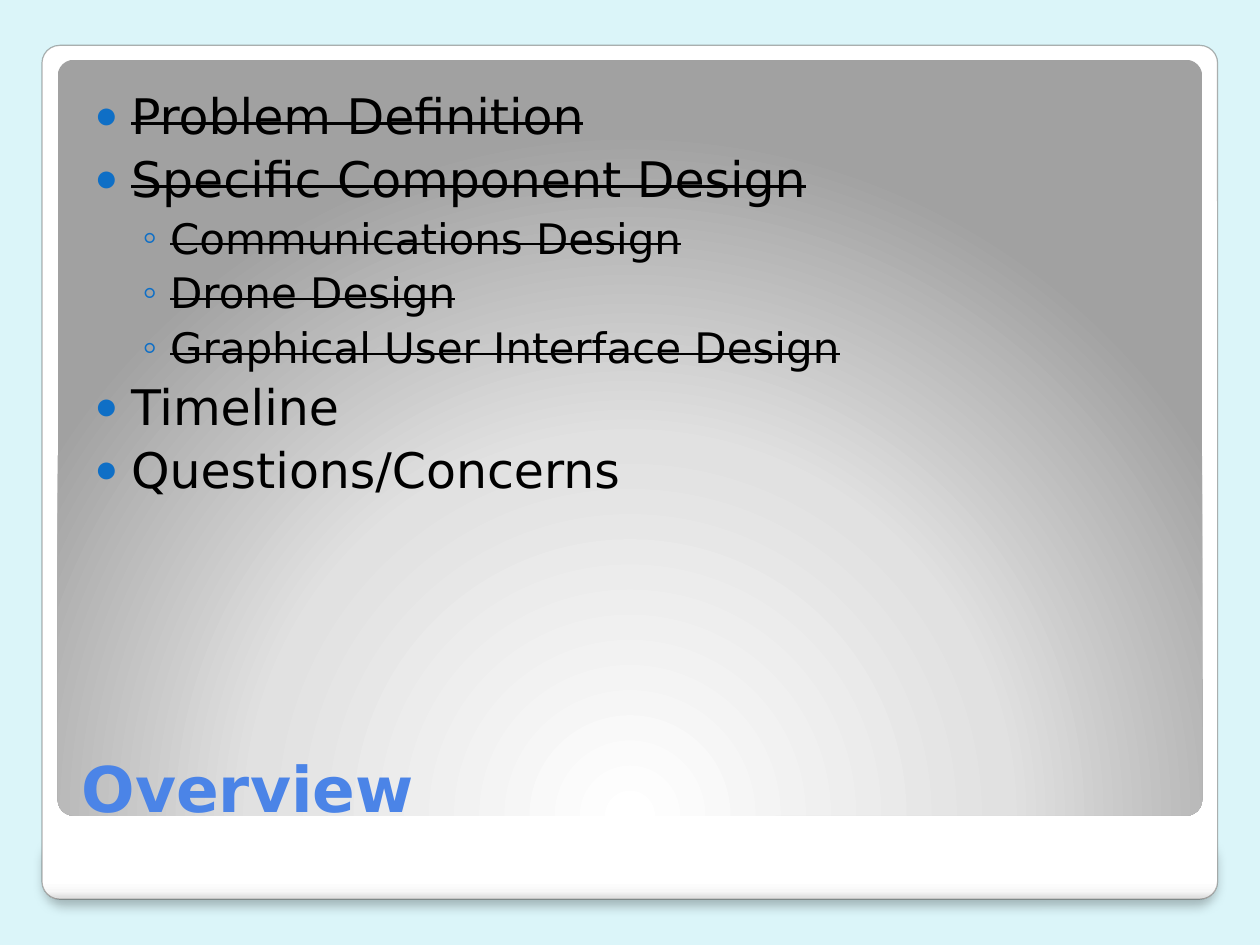
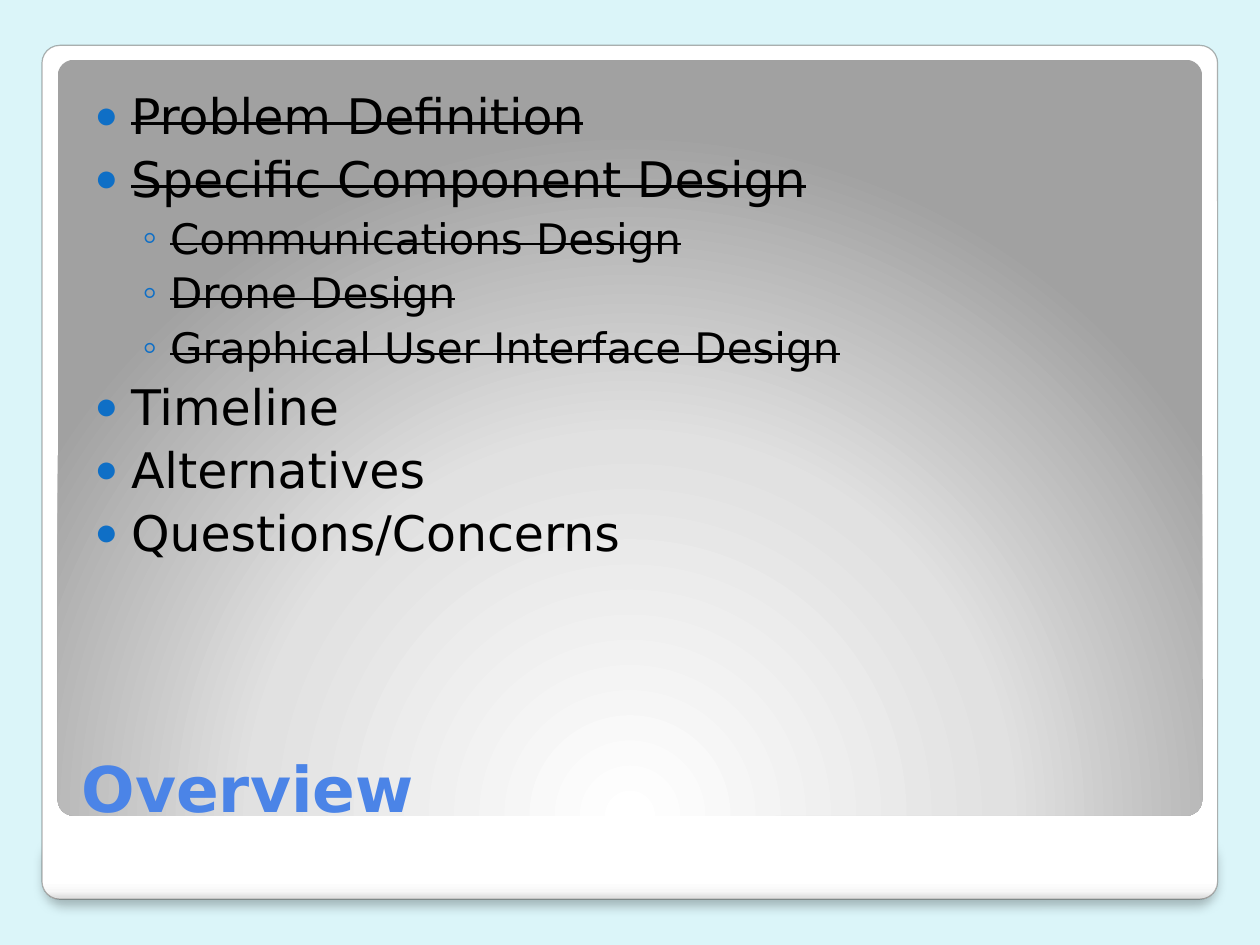
Before and after one commit to bigwookiee/Mission-Control, a slide deck: slide 11 of Documents/designReview.pptx. Drawn at 1260x945 pixels with LibreOffice and Linux fonts; fonts in the diff are those of the drawing. Boxes give left, top, right and bottom in pixels: in the first picture for what was removed or moved away, otherwise in the second. Text is boxed around its words. In the diff, an @@ line names an element or a change of style, - is before the commit and + after.

```diff
--- a/Documents/designReview.pptx
+++ b/Documents/designReview.pptx
@@ text at box(131, 450, 425, 489): paragraph added @@
+● Alternatives
```
Also in this commit, not shown: 7 other slides changed, 3 slides added.
